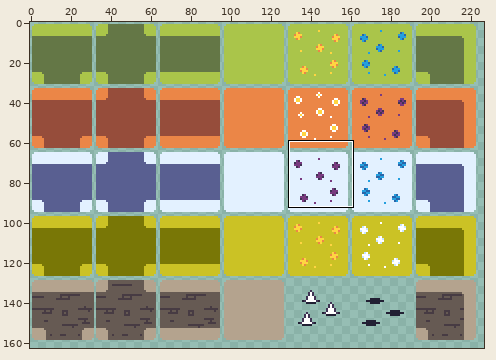
One commit to this sprite sheet: assets/tilesheet_seasons.png. Above, an overview of the earlier version with the close-up marked.
Close-up. As it was:
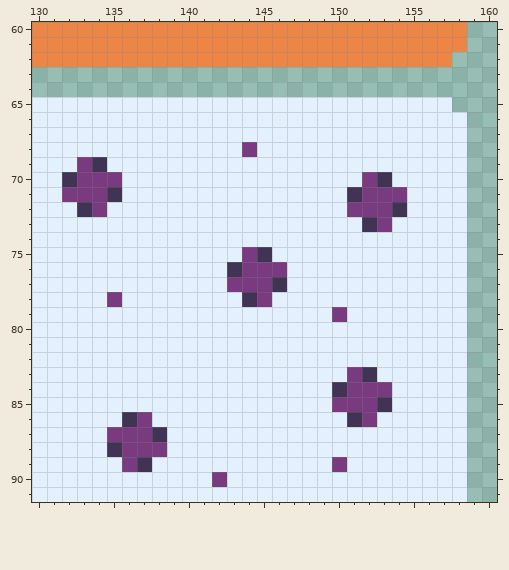
The file is 512x512 pixels. Shown: x 130..160, y 60..91. The wide view leaves out empty margins.
The result:
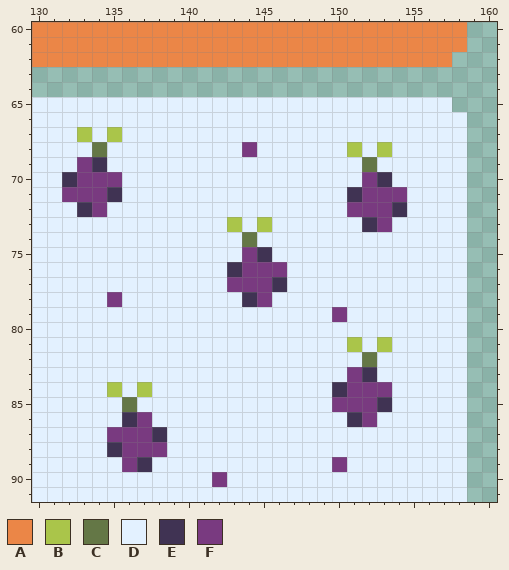
Palette (. is transparent): A #eb8647  B #aac54a  C #647746  D #e3f1ff  E #403353  F #793a80
Change:
Changed rows in their new state; - is an unchanged pixel.
first column x 133:
67 B-B------------------
68 -C----------------B-B
69 -------------------C-
first column x 143:
73 B-B
74 -C-
first column x 135:
81 ----------------B-B
82 -----------------C-
84 B-B----------------
85 -C-----------------
Pixel boxes of the changes (left, top, right, bottom) in both close-ups:
changed: (77, 127, 122, 157)
changed: (347, 142, 392, 172)
changed: (227, 217, 272, 247)
changed: (347, 337, 392, 367)
changed: (107, 382, 152, 412)
